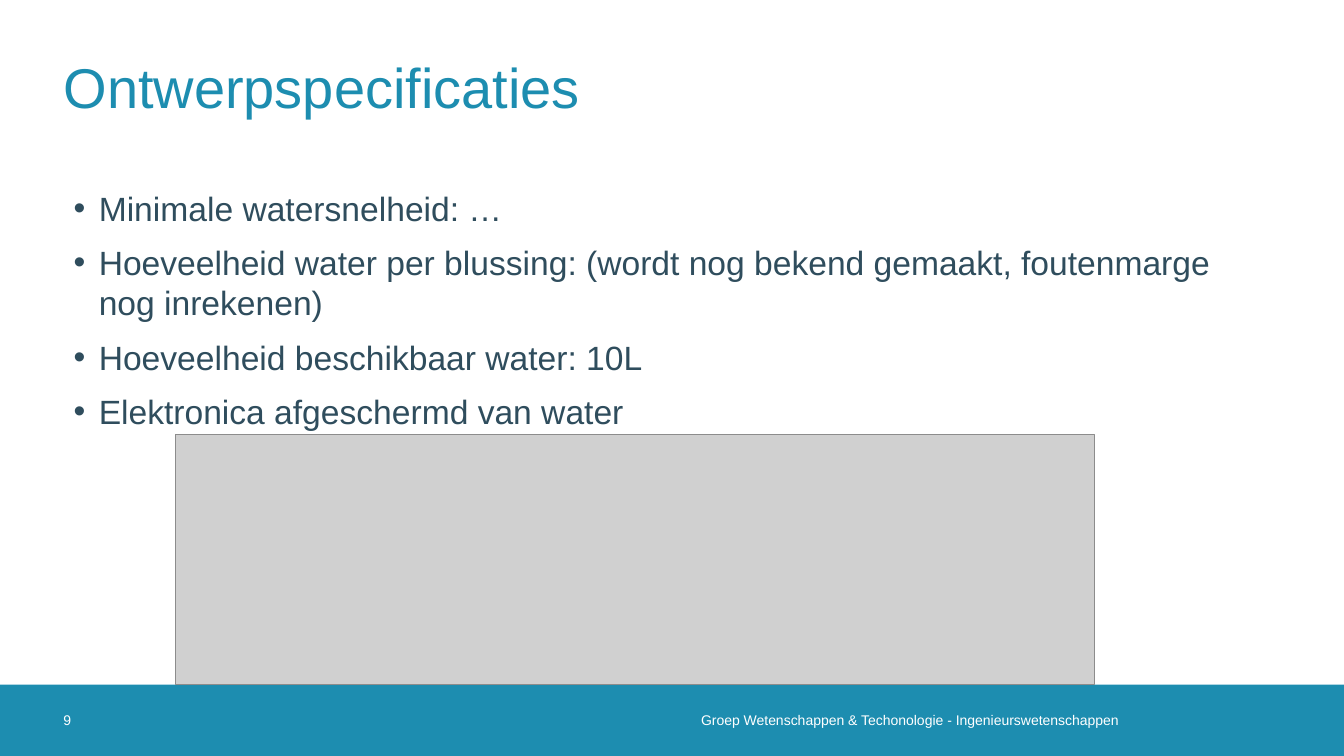
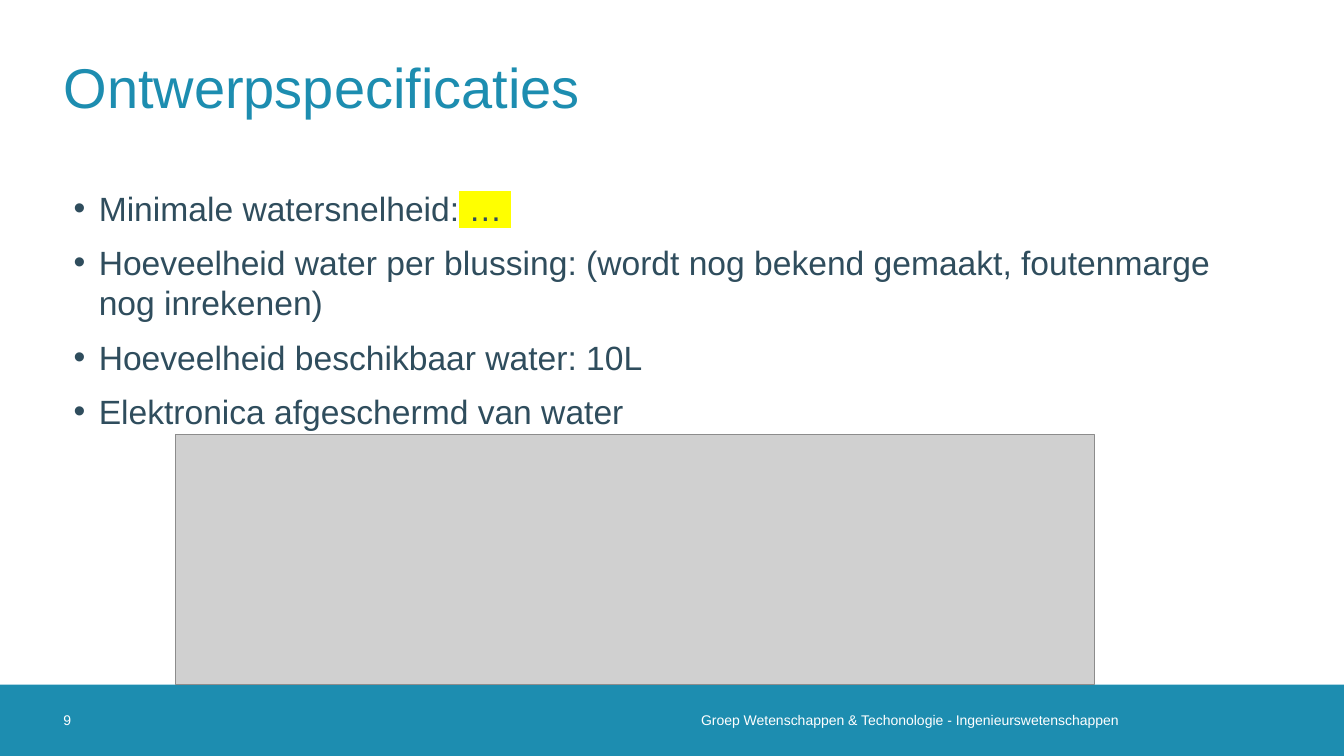
Before and after one commit to 2023-2022-KULAK-IW/2022_2023_Probleemoplossen_en_Ontwerpen_2, a slide deck: slide 9 of Tussentijdse Presentatie .pptx. Drawn at 1344x756 pixels with LibreOffice and Linux fonts; fonts in the diff are those of the drawing; grey boxes stand for pictures; background and template pictures are left out. Boxes give left, top, right and bottom in pixels: in the first picture for what was removed or moved away, otherwise in the second. Text is boxed around its words. In the diff, an @@ line names an element or a change of style, - is before the commit and + after.

```diff
--- a/Tussentijdse Presentatie .pptx
+++ b/Tussentijdse Presentatie .pptx
@@ text at bbox=[99, 194, 460, 228]: highlight none to #FFFF00 in "…" @@
```
Also in this commit, not shown: 13 other slides changed, 2 slides removed, 5 other files.
